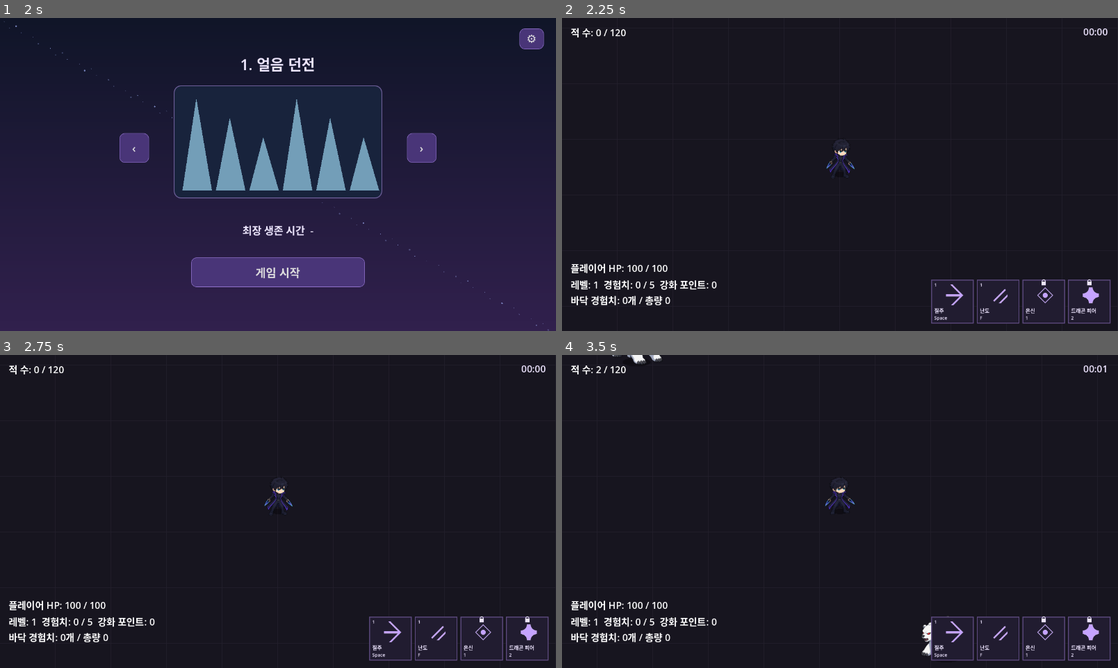
Above: before the commit, frames 1-4 (two rows, left to right).
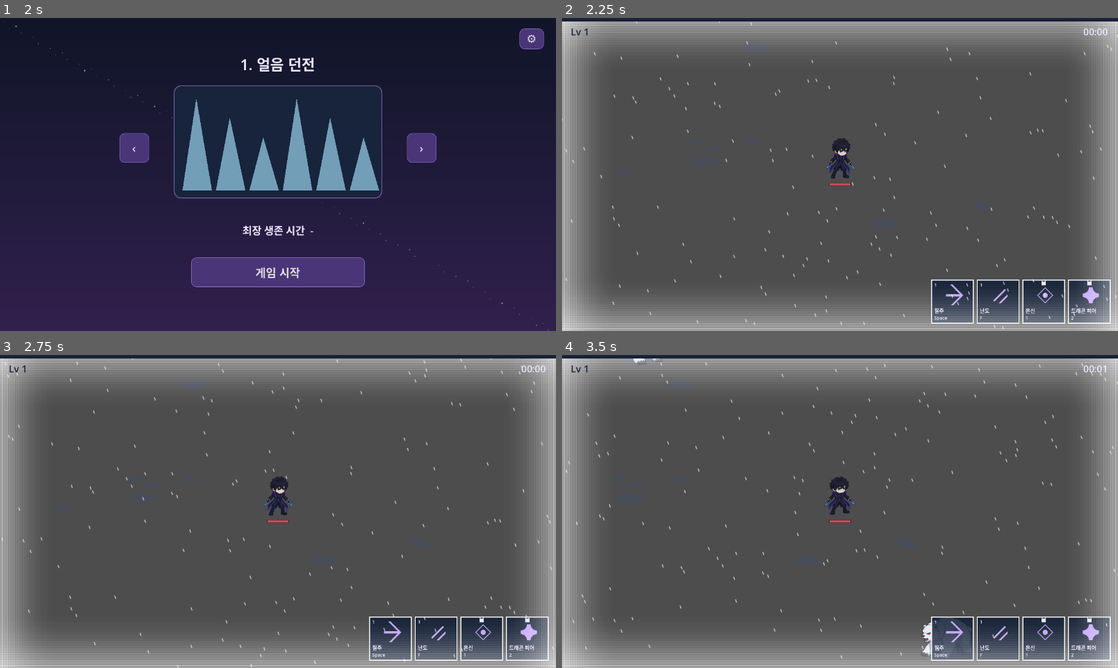
Above: after the commit, the same moments.

Repository: MoongTaeng-I/aigame
Game: Godot game, scene res://scenes/flow.tscn
Same seed, same stepped clock (60 frames per second), same inputs: the game is played once before the commit and once after it.
Inputs (mouse positions are in pixels of both pictures, inside the frame that each line leads up to):
- Up to frame 1 (2 s): tap Enter at 0.5 s; move the mouse to (400, 158) at 0.52 s; hold D (move_right) 0.53-1.25 s; tap F at 0.6 s; click (400, 158) at 0.67 s; tap Space at 1.25 s; drag from (166, 190) to (250, 237) at 1.27 s
- Up to frame 2 (2.25 s): click "게임 시작" at 2 s
- Up to frame 3 (2.75 s): no input
- Up to frame 4 (3.5 s): move the mouse to (906, 549) at 2.77 s; hold D (move_right) from 2.78 s (still down); tap T at 2.85 s; click (906, 549) at 2.92 s

Frame 1 is identical in both runs. In frame 2, 98% of the frame differs, in the area x 0-100%, y 0-100%; in frame 3, 98%; in frame 4, 98%.

Commit message:
LOOK-01 설원 연출과 HUD 정리 및 크래시 재시도 규칙 추가

Diff:
--- a/data/combat_presentation.csv
+++ b/data/combat_presentation.csv
@@ -17,3 +17,33 @@
 Belion_trail_sec,0.15
 Belion_chain_width,24
 Flip_deadband,0.3
+Ground_brightness,0.93
+Forest_band_px,160
+Tree_spacing_px,90
+Inner_props,14
+Forest_seed,11015
+Tree_jitter_px,12
+Inner_prop_scale,0.55
+Prop_cell_height,234
+Prop_shadow_w,70
+Prop_shadow_h,24
+Snow_count,160
+Snow_speed,260
+Snow_angle_deg,20
+Snow_size_px,2
+Fog_strength,0.45
+World_tint,#eef2fa
+Shadow_color,#46506e
+Shadow_alpha,0.45
+Shadow_softness,0.35
+Shadow_layers,8
+Xp_color,#a68cff
+Xp_glow_alpha,0.18
+Hud_background,#101d35dd
+Hud_border,#ffffff
+Hp_color,#e84d5b
+Hp_background,#182238
+Snow_alpha,0.65
+Fog_width_ratio,0.18
+Xp_glow_layers,3
+Xp_glow_radius,0.25
--- a/scripts/boss_toast.gd
+++ b/scripts/boss_toast.gd
@@ -49,8 +49,8 @@
 	panel.custom_minimum_size = PANEL_SIZE
 	panel.mouse_filter = Control.MOUSE_FILTER_IGNORE
 	var style := StyleBoxFlat.new()
-	style.bg_color = BACKGROUND
-	style.border_color = BORDER
+	style.bg_color = Color(String(presentation.get("Hud_background","#101d35dd")))
+	style.border_color = Color(String(presentation.get("Hud_border","#ffffff")))
 	style.set_border_width_all(BORDER_WIDTH)
 	style.set_corner_radius_all(CORNER_RADIUS)
 	style.content_margin_left = CONTENT_MARGIN
--- /dev/null
+++ b/scripts/environment_prop.gd
@@ -0,0 +1,15 @@
+extends Node2D
+
+var texture: Texture2D
+var column := 0
+var mirrored := false
+var display_height := 234.0
+var shadow_size := Vector2(70,24)
+
+func _draw() -> void:
+	preload("res://scripts/sprite_body.gd").draw_ground_shadow(self,shadow_size)
+	var scale_factor := display_height/468.0
+	var rect := Rect2(Vector2(-160,-464)*scale_factor,Vector2(321,468)*scale_factor)
+	if mirrored: draw_set_transform_matrix(Transform2D(Vector2(-1,0),Vector2(0,1),Vector2.ZERO))
+	draw_texture_rect_region(texture,rect,Rect2(column*321,0,321,468))
+	draw_set_transform_matrix(Transform2D.IDENTITY)
--- a/scripts/experience_orb.gd
+++ b/scripts/experience_orb.gd
@@ -50,4 +50,7 @@
 	return true
 
 func _draw() -> void:
-	draw_circle(Vector2.ZERO,radius,Color("#b18cff"))
+	var settings: Dictionary = preload("res://scripts/shadow_afterimage.gd").presentation()
+	var color := Color(String(settings.get("Xp_color","#a68cff")))
+	for i in range(int(settings.get("Xp_glow_layers",3)),0,-1): draw_circle(Vector2.ZERO,radius*(1.0+float(i)*float(settings.get("Xp_glow_radius",0.25))),Color(color,float(settings.get("Xp_glow_alpha",0.18))/i))
+	draw_colored_polygon(PackedVector2Array([Vector2(0,-radius),Vector2(radius,0),Vector2(0,radius),Vector2(-radius,0)]),color)
--- a/scripts/main.gd
+++ b/scripts/main.gd
@@ -137,6 +137,7 @@
 	var temporary_hud := preload("res://scripts/temporary_hud.gd").new()
 	temporary_hud.name = "TemporaryHud"
 	temporary_hud.configure(enemy_manager,shadows,skill_manager.ui)
+	temporary_hud.configure_look(map,player,[enemy_manager._count_label,player._hp_label,experience_manager._label])
 	map.add_child(temporary_hud)
 
 	if managed_flow:
--- a/scripts/map.gd
+++ b/scripts/map.gd
@@ -5,6 +5,10 @@
 const MAP_RECT := Rect2(-MAP_SIZE * 0.5, MAP_SIZE)
 const GRID_STEP := 128
 const WALL_THICKNESS := 32.0
+var debug_visible := false
+var settings: Dictionary
+var ground: Texture2D
+var prop_layout: Array = []
 
 func _ready() -> void:
     var bodies := Node2D.new()
@@ -12,13 +16,21 @@
     bodies.y_sort_enabled = true
     add_child(bodies)
     _create_boundaries()
+    settings = load("res://scripts/shadow_afterimage.gd").presentation()
+    ground = load("res://assets/art/env/snow_ground.png")
+    texture_filter = CanvasItem.TEXTURE_FILTER_LINEAR_WITH_MIPMAPS
+    texture_repeat = CanvasItem.TEXTURE_REPEAT_ENABLED
+    _create_environment(bodies)
     queue_redraw()
 
 func get_map_rect() -> Rect2:
     return MAP_RECT
 
 func _draw() -> void:
-    draw_rect(MAP_RECT, Color("#17151f"), true)
+    if ground!=null:
+        var brightness := float(settings.get("Ground_brightness",0.93))
+        draw_texture_rect(ground,MAP_RECT,true,Color(brightness,brightness,brightness))
+    if not debug_visible: return
     # 임시 눈금으로 월드 좌표를 확인한다. 실제 아트와 맵 디자인은 후속 작업에서 만든다.
     var grid_color := Color("#24212e")
     var x := int(MAP_RECT.position.x) + GRID_STEP
@@ -30,6 +42,53 @@
         draw_line(Vector2(MAP_RECT.position.x, y), Vector2(MAP_RECT.end.x, y), grid_color, 1.0)
         y += GRID_STEP
     draw_rect(MAP_RECT, Color("#9b7cff"), false, 4.0)
+
+func set_debug_visible(value: bool) -> void:
+    debug_visible = value
+    queue_redraw()
+
+func _create_environment(bodies: Node2D) -> void:
+    var container := Node.new()
+    container.name = "EnvironmentProps"
+    add_child(container)
+    var rng := RandomNumberGenerator.new()
+    rng.seed = int(settings.get("Forest_seed",11015))
+    var band := float(settings.get("Forest_band_px",160))
+    var spacing := float(settings.get("Tree_spacing_px",90))
+    var jitter := float(settings.get("Tree_jitter_px",12))
+    for edge in range(4):
+        var length := MAP_SIZE.x if edge<2 else MAP_SIZE.y
+        for row in range(2):
+            var distance := spacing*0.5+row*spacing*0.5
+            while distance<length:
+                var depth := clampf(band*(0.25+row*0.5)+rng.randf_range(-jitter,jitter),0,band)
+                var along := clampf(distance+rng.randf_range(-jitter,jitter),0,length)
+                var pos := Vector2(MAP_RECT.position.x+along,MAP_RECT.position.y+depth) if edge==0 else (Vector2(MAP_RECT.position.x+along,MAP_RECT.end.y-depth) if edge==1 else (Vector2(MAP_RECT.position.x+depth,MAP_RECT.position.y+along) if edge==2 else Vector2(MAP_RECT.end.x-depth,MAP_RECT.position.y+along)))
+                _add_prop(bodies,pos,rng.randi_range(0,3),rng.randf()<0.5,1.0)
+                distance += spacing
+    var inner := MAP_RECT.grow(-band)
+    for i in range(int(settings.get("Inner_props",14))):
+        var pos := Vector2(rng.randf_range(inner.position.x,inner.end.x),rng.randf_range(inner.position.y,inner.end.y))
+        var column := rng.randi_range(0,5)
+        _add_prop(bodies,pos,column,rng.randf()<0.5,float(settings.get("Inner_prop_scale",0.55)) if column<4 else 1.0)
+    container.set_meta("count",prop_layout.size())
+    modulate = Color(String(settings.get("World_tint","#eef2fa")))
+    var weather := preload("res://scripts/snow_weather.gd").new()
+    weather.name = "SnowWeather"
+    weather.settings = settings
+    add_child(weather)
+
+func _add_prop(bodies: Node2D, pos: Vector2, column: int, mirrored: bool, factor: float) -> void:
+    var prop := preload("res://scripts/environment_prop.gd").new()
+    prop.texture = load("res://assets/art/env/env_props.png")
+    prop.column = column
+    prop.mirrored = mirrored
+    prop.display_height = float(settings.get("Prop_cell_height",234))*factor
+    prop.shadow_size = Vector2(float(settings.get("Prop_shadow_w",70)),float(settings.get("Prop_shadow_h",24)))*factor
+    prop.position = pos
+    prop.texture_filter = CanvasItem.TEXTURE_FILTER_LINEAR_WITH_MIPMAPS
+    bodies.add_child(prop)
+    prop_layout.append({"position":pos,"column":column,"mirrored":mirrored,"factor":factor})
 
 func _create_boundaries() -> void:
     _add_wall(Vector2(MAP_RECT.position.x - WALL_THICKNESS * 0.5, 0), Vector2(WALL_THICKNESS, MAP_SIZE.y + WALL_THICKNESS * 2))
--- /dev/null
+++ b/scripts/player_hp_bar.gd
@@ -0,0 +1,12 @@
+extends Node2D
+var player: Node2D
+var ratio := 1.0
+var settings: Dictionary
+func _process(_delta: float) -> void:
+	ratio = clampf(float(player.hp)/maxi(1,player.max_hp),0,1)
+	position = Vector2(0,float(player.sprite_body.foot_y) if player.sprite_body!=null else 8)+Vector2(0,12)
+	queue_redraw()
+func _draw() -> void:
+	var rect := Rect2(-24,0,48,5)
+	draw_rect(rect.grow(1),Color(String(settings.get("Hp_background","#182238"))))
+	draw_rect(Rect2(rect.position,Vector2(rect.size.x*ratio,rect.size.y)),Color(String(settings.get("Hp_color","#e84d5b"))))
--- a/scripts/skill_ui.gd
+++ b/scripts/skill_ui.gd
@@ -118,8 +118,9 @@
 	for index in range(manager.SkillData.IDS.size()):
 		var state: Dictionary = manager.icon_state(manager.SkillData.IDS[index])
 		var box := card_rect(index)
-		draw_rect(box,BG)
-		draw_rect(box,BORDER,false,BORDER_WIDTH)
+		var palette: Dictionary = load("res://scripts/shadow_afterimage.gd").presentation()
+		draw_rect(box,Color(String(palette.get("Hud_background","#101d35dd"))))
+		draw_rect(box,Color(String(palette.get("Hud_border","#ffffff"))),false,BORDER_WIDTH)
 		draw_string(font,box.position+NAME_OFFSET,state.name,HORIZONTAL_ALIGNMENT_LEFT,CARD.x,FONT_SIZE,INK)
 		draw_string(font,box.position+KEY_OFFSET,state.key,HORIZONTAL_ALIGNMENT_LEFT,CARD.x,SMALL_FONT_SIZE,INK)
 
--- /dev/null
+++ b/scripts/snow_weather.gd
@@ -0,0 +1,41 @@
+extends CanvasLayer
+
+var settings: Dictionary
+var particles: Array[Vector2] = []
+var screen: Control
+var elapsed := 0.0
+
+func _ready() -> void:
+	layer = 1
+	screen = Control.new()
+	screen.set_anchors_and_offsets_preset(Control.PRESET_FULL_RECT)
+	screen.mouse_filter = Control.MOUSE_FILTER_IGNORE
+	add_child(screen)
+	screen.draw.connect(draw_weather)
+	var rng := RandomNumberGenerator.new()
+	rng.seed = int(settings.get("Forest_seed",11015))+1
+	for i in range(int(settings.get("Snow_count",160))): particles.append(Vector2(rng.randf(),rng.randf()))
+
+func _process(delta: float) -> void:
+	elapsed += maxf(0,delta)
+	screen.queue_redraw()
+
+func draw_weather() -> void:
+	var size := get_viewport().get_visible_rect().size
+	var angle := deg_to_rad(float(settings.get("Snow_angle_deg",20)))
+	var velocity := Vector2(sin(angle),cos(angle))*float(settings.get("Snow_speed",260))
+	var radius := float(settings.get("Snow_size_px",2))
+	for point in particles:
+		var location := point*size+velocity*elapsed
+		location = Vector2(fposmod(location.x,size.x),fposmod(location.y,size.y))
+		screen.draw_line(location,location-velocity.normalized()*radius*3,Color(1,1,1,float(settings.get("Snow_alpha",0.65))),radius,true)
+	var strength := float(settings.get("Fog_strength",0.45))
+	var width := minf(size.x,size.y)*float(settings.get("Fog_width_ratio",0.18))
+	for i in range(24):
+		var inset := width*i/24
+		var band := width/24+1
+		var color := Color(1,1,1,strength*pow(1-float(i)/24,2))
+		screen.draw_rect(Rect2(inset,0,band,size.y),color)
+		screen.draw_rect(Rect2(size.x-inset-band,0,band,size.y),color)
+		screen.draw_rect(Rect2(0,inset,size.x,band),color)
+		screen.draw_rect(Rect2(0,size.y-inset-band,size.x,band),color)
--- a/scripts/sprite_body.gd
+++ b/scripts/sprite_body.gd
@@ -311,6 +311,12 @@
 	return motion_transform*Transform2D(Vector2(-1 if flip_h else 1,0),Vector2(0,1),Vector2.ZERO)
 
 static func draw_ground_shadow(canvas: CanvasItem, size: Vector2) -> void:
+	var settings: Dictionary = load("res://scripts/shadow_afterimage.gd").presentation()
+	var color := Color(String(settings.get("Shadow_color","#46506e")))
+	var alpha := float(settings.get("Shadow_alpha",0.45))
+	var layers := maxi(1,int(settings.get("Shadow_layers",8)))
+	color.a = 1.0-pow(1.0-alpha,1.0/layers)
 	canvas.draw_set_transform(Vector2.ZERO,0.0,Vector2(1.0,size.y/size.x))
-	canvas.draw_circle(Vector2.ZERO,size.x*0.5,SHADOW_COLOR)
+	for i in range(layers):
+		canvas.draw_circle(Vector2.ZERO,size.x*0.5*(1.0-float(settings.get("Shadow_softness",0.35))*float(i)/maxi(1,layers-1)),color)
 	canvas.draw_set_transform(Vector2.ZERO,0.0,Vector2.ONE)
--- a/scripts/temporary_hud.gd
+++ b/scripts/temporary_hud.gd
@@ -23,6 +23,20 @@
 var timer_label: Label
 var roster: HBoxContainer
 var entries: Array = []
+var xp_bar: ProgressBar
+var level_label: Label
+var debug_labels: Array = []
+var world_map: Node2D
+var player: Node2D
+var debug_visible := false
+
+func configure_look(map: Node2D, actor: Node2D, labels: Array) -> void:
+	world_map = map
+	player = actor
+	debug_labels = labels
+	for label in debug_labels: label.hide()
+	# Keep the optional enemy counter clear of Lv and the two-line XP debug label.
+	if not debug_labels.is_empty(): debug_labels[0].position.y = 140
 
 func configure(owner_manager: EnemyManager, shadow_manager: Node2D, skills: Control) -> void:
 	manager = owner_manager
@@ -35,6 +49,31 @@
 	add_child(root_control)
 	root_control.set_anchors_and_offsets_preset(Control.PRESET_FULL_RECT)
 	root_control.mouse_filter = Control.MOUSE_FILTER_IGNORE
+	if player!=null:
+		xp_bar = ProgressBar.new()
+		xp_bar.name = "TopExperienceBar"
+		xp_bar.mouse_filter = Control.MOUSE_FILTER_IGNORE
+		xp_bar.show_percentage = false
+		root_control.add_child(xp_bar)
+		xp_bar.set_anchors_and_offsets_preset(Control.PRESET_TOP_WIDE)
+		xp_bar.offset_bottom = 8
+		var background := StyleBoxFlat.new()
+		background.bg_color = Color("#182238")
+		var fill := StyleBoxFlat.new()
+		fill.bg_color = Color(String(load("res://scripts/shadow_afterimage.gd").presentation().get("Xp_color","#a68cff")))
+		xp_bar.add_theme_stylebox_override("background",background)
+		xp_bar.add_theme_stylebox_override("fill",fill)
+		level_label = Label.new()
+		level_label.name = "PlayerLevel"
+		level_label.position = Vector2(20,16)
+		level_label.add_theme_color_override("font_color",Color("#182238"))
+		level_label.add_theme_font_size_override("font_size",22)
+		root_control.add_child(level_label)
+		var hp_bar := preload("res://scripts/player_hp_bar.gd").new()
+		hp_bar.name = "FootHpBar"
+		hp_bar.player = player
+		hp_bar.settings = load("res://scripts/shadow_afterimage.gd").presentation()
+		player.add_child(hp_bar)
 	timer_label = Label.new()
 	timer_label.name = "ElapsedTime"
 	root_control.add_child(timer_label)
@@ -66,6 +105,10 @@
 
 func refresh() -> void:
 	if not is_instance_valid(manager) or not is_instance_valid(skill_ui): return
+	if player!=null:
+		xp_bar.max_value = maxi(1,player.get_xp_to_next())
+		xp_bar.value = player.experience
+		level_label.text = "Lv %d" % player.level
 	skill_ui.pivot_offset = skill_ui.size
 	skill_ui.scale = Vector2.ONE*COMBAT_UI_SCALE
 	timer_label.text = format_elapsed(manager._elapsed_seconds)
@@ -84,8 +127,9 @@
 		card.custom_minimum_size = ROSTER_CARD
 		card.mouse_filter = Control.MOUSE_FILTER_IGNORE
 		var style := StyleBoxFlat.new()
-		style.bg_color = BACKGROUND
-		style.border_color = BORDER
+		var palette: Dictionary = load("res://scripts/shadow_afterimage.gd").presentation()
+		style.bg_color = Color(String(palette.get("Hud_background","#101d35dd")))
+		style.border_color = Color(String(palette.get("Hud_border","#ffffff")))
 		style.set_border_width_all(1)
 		card.add_theme_stylebox_override("panel",style)
 		roster.add_child(card)
@@ -114,3 +158,13 @@
 		card.add_child(label)
 		entries.append({"Id":record.Id,"name":label.text,"icon_path":path,"fallback":path.is_empty(),"icon":icon})
 	refresh()
+
+func _unhandled_key_input(event: InputEvent) -> void:
+	if event is InputEventKey and event.pressed and not event.echo and (event.physical_keycode==KEY_F3 or event.keycode==KEY_F3):
+		toggle_debug()
+		get_viewport().set_input_as_handled()
+
+func toggle_debug() -> void:
+	debug_visible = not debug_visible
+	for label in debug_labels: label.visible = debug_visible
+	if world_map!=null: world_map.set_debug_visible(debug_visible)
--- a/tests/boss_hud_p0.gd
+++ b/tests/boss_hud_p0.gd
@@ -24,7 +24,7 @@
 	await t.process_frame
 	hud.refresh()
 	t.check(hud.timer_label.anchor_left==1 and hud.timer_label.anchor_right==1 and hud.timer_label.horizontal_alignment==HORIZONTAL_ALIGNMENT_RIGHT,"S8-B timer anchored at top right")
-	t.check(manager._count_label.position==Vector2(20,16),"S8-B existing top-left enemy counter retained")
+	t.check(manager._count_label.position==Vector2(20,140),"S8-B existing top-left enemy counter retained")
 	t.check(d.toast_view.panel is PanelContainer and d.toast_view.panel.anchor_left==0.5 and d.toast_view.panel.anchor_right==0.5,"S8-B toast is top-center anchored panel")
 	var panel_style: StyleBoxFlat = d.toast_view.panel.get_theme_stylebox("panel")
 	t.check(panel_style.corner_radius_top_left>0 and panel_style.border_width_left>0 and panel_style.bg_color.a<1,"S8-B toast rounded dark translucent panel with border")
--- /dev/null
+++ b/tests/look01_p0.gd
@@ -0,0 +1,56 @@
+extends RefCounted
+
+func run(t: SceneTree) -> void:
+	var main: Node = load("res://main.tscn").instantiate()
+	t.root.add_child(main)
+	for node in main.find_children("*","Node",true,false): node.set_physics_process(false)
+	var n: Dictionary = main.round_nodes
+	var map: Node2D = n.map
+	t.check(map.ground.get_size()==Vector2(1254,1254) and map.get_map_rect()==Rect2(-1280,-720,2560,1440) and map.texture_repeat==CanvasItem.TEXTURE_REPEAT_ENABLED,"LOOK-01 ground repeat covers original map rectangle")
+	var other: Node2D = load("res://scenes/map.tscn").instantiate()
+	t.root.add_child(other)
+	t.check(map.prop_layout==other.prop_layout and map.prop_layout.size()>14,"LOOK-01 fixed seed reproduces all forest and inner props")
+	var bodies: Node2D = map.get_node("CharacterBodies")
+	var count := 0
+	var collision_free := true
+	for child in bodies.get_children():
+		if child.get_script()==preload("res://scripts/environment_prop.gd"):
+			count += 1
+			collision_free = collision_free and not (child is CollisionObject2D) and child.find_children("*","CollisionShape2D",true,false).is_empty() and map.get_map_rect().has_point(child.position)
+	t.check(bodies.y_sort_enabled and count==map.prop_layout.size() and collision_free,"LOOK-01 all props share character y-sort and have no collision")
+	var walls := 0
+	for child in map.get_children():
+		if child is StaticBody2D: walls += 1
+	t.check(walls==4 and n.player.body_radius==16,"LOOK-01 original four world boundaries and player radius preserved")
+	var weather: CanvasLayer = map.get_node("SnowWeather")
+	var before: Vector2 = n.player.position
+	weather._process(1)
+	t.check(weather.particles.size()==160 and weather.layer==1 and weather.screen.mouse_filter==Control.MOUSE_FILTER_IGNORE and n.player.position==before and weather.find_children("*","CollisionObject2D",true,false).is_empty(),"LOOK-01 weather screen-only and no physics/input changes")
+	var hud: Node = map.get_node("TemporaryHud")
+	t.check(not hud.debug_visible and not map.debug_visible and not n.player._hp_label.visible and not n.manager._count_label.visible,"LOOK-01 text HUD and debug map hidden by default")
+	var key := InputEventKey.new()
+	key.physical_keycode = KEY_F3
+	key.pressed = true
+	hud._unhandled_key_input(key)
+	t.check(hud.debug_visible and map.debug_visible and n.player._hp_label.visible and n.manager._count_label.visible,"LOOK-01 F3 shows original debug HUD and map")
+	key.echo = true
+	hud._unhandled_key_input(key)
+	t.check(hud.debug_visible,"LOOK-01 F3 echo does not retoggle")
+	key.echo = false
+	hud._unhandled_key_input(key)
+	t.check(not hud.debug_visible and not map.debug_visible,"LOOK-01 F3 toggles off")
+	n.player.experience = 3
+	hud.refresh()
+	t.check(hud.xp_bar.value==n.player.experience and hud.xp_bar.max_value==maxi(1,n.player.get_xp_to_next()) and hud.level_label.text=="Lv %d"%n.player.level and hud.xp_bar.anchor_right==1,"LOOK-01 full-width XP bar and level synchronize")
+	n.player.hp = n.player.max_hp/2
+	var hp_bar: Node2D = n.player.get_node("FootHpBar")
+	hp_bar._process(0)
+	t.check(is_equal_approx(hp_bar.ratio,float(n.player.hp)/n.player.max_hp) and hp_bar.position==Vector2(0,n.player.sprite_body.foot_y+12),"LOOK-01 foot HP bar synchronizes without sprite deformation")
+	var xp: Node2D = map.get_node("ExperienceManager")
+	var orb: Node2D = xp.drop_experience(n.player.position,2)
+	var rule: Dictionary = xp._rule
+	t.check(orb.radius==float(rule.Orb_radius) and orb.value==2 and orb.advance(0,n.player),"LOOK-01 crystal retains radius value and original contact collection")
+	other.queue_free()
+	main.queue_free()
+	await t.process_frame
+	await t.process_frame
--- a/tests/p0_runner.gd
+++ b/tests/p0_runner.gd
@@ -63,6 +63,7 @@
 	await preload("res://tests/art08_p0.gd").new().run(self)
 	await preload("res://tests/art09_p0.gd").new().run(self)
 	await preload("res://tests/art10_p0.gd").new().run(self)
+	await preload("res://tests/look01_p0.gd").new().run(self)
 	await preload("res://tests/art04_p0.gd").new().run(self)
 	await preload("res://tests/shadow_regions_dash_p0.gd").new().run(self)
 	await preload("res://tests/hit_fx_p0.gd").new().run(self)
Not shown, added: scripts/environment_prop.gd.uid
Not shown, added: scripts/player_hp_bar.gd.uid
Not shown, added: scripts/snow_weather.gd.uid
Not shown, added: tests/look01_p0.gd.uid
Not shown, changed: AGENTS.md
Not shown, changed: docs/devlog.md
Not shown, changed: docs/game_design.md
Not shown, changed: docs/systems/01_player_and_map.md
Not shown, changed: docs/systems/09_flow_and_ui.md
Not shown, changed: docs/systems/10_visuals_and_audio.md
